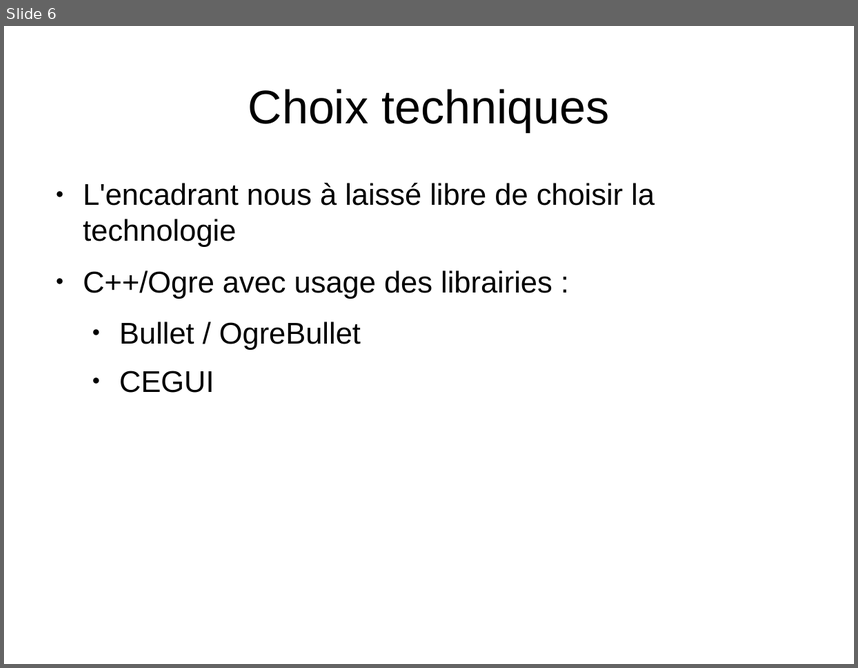
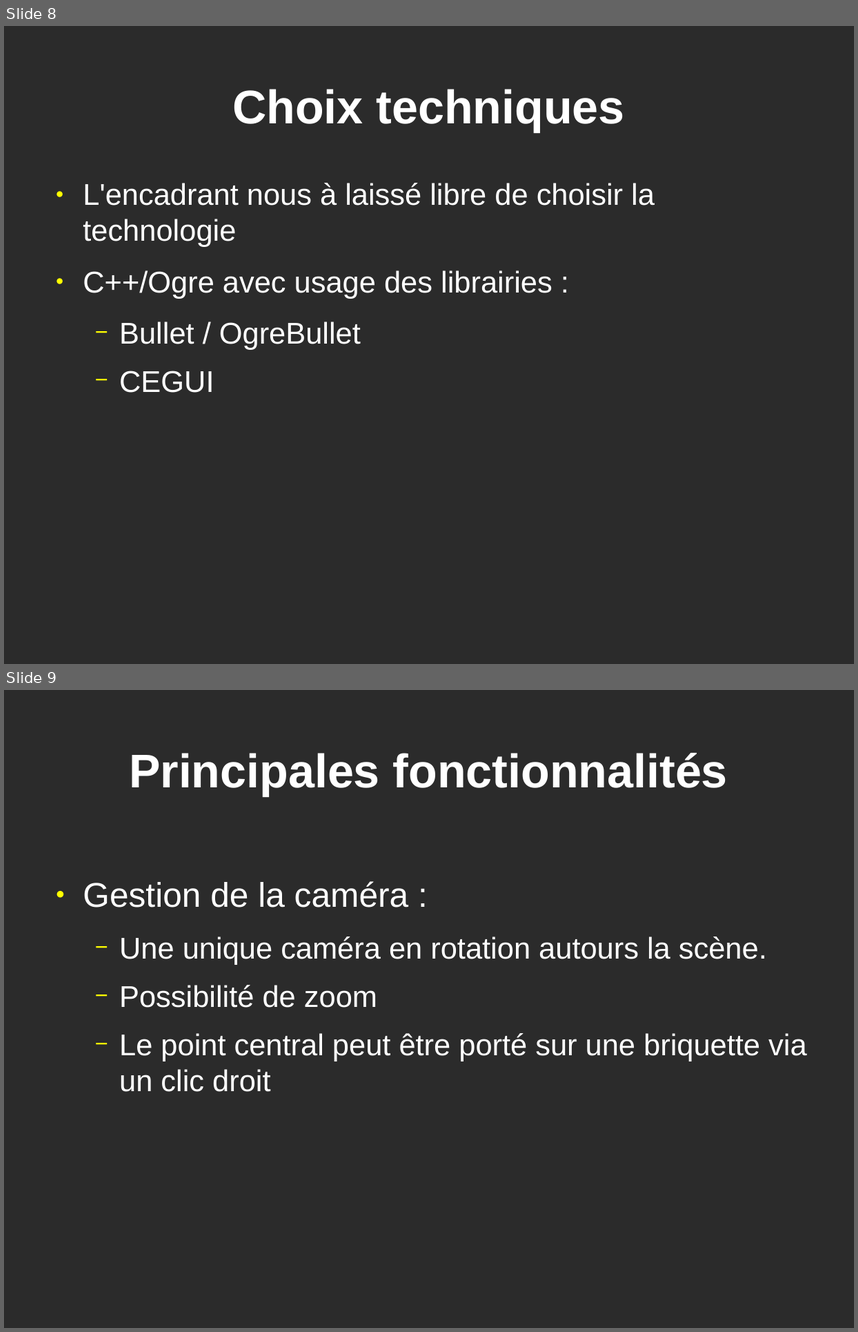
Before and after one commit to GuillaumeSmaha/BriquettePhysique, a slide deck: rapport/presentation/presentation_briquette.odp. Shown one above the other, each under a label of ours: slide 6 before the commit, slides 8 and 9 after it. The pictures are 858x668 and 858x1332 pixels, drawn with LibreOffice and Linux fonts; fonts in the diff are those of the drawing; background and template pictures are left out; a plain dark background stands for a picture behind light text. Boxes give left, top, right and bottom in pixels: in the first picture for what was removed or moved away, otherwise in the second. Text is boxed around its words. In the diff, an @@ line names an element or a change of style, - is before the commit and + after.

```diff
--- a/rapport/presentation/presentation_briquette.odp
+++ b/rapport/presentation/presentation_briquette.odp
@@ slide 9 added at [4, 690, 854, 1328], background picture (left out) @@
@@ title added at [129, 753, 728, 796], 44 pt, text #FFFFFF, bold @@
+Principales fonctionnalités
@@ text added at [83, 881, 807, 1092], 28 pt, text #FFFFFF @@
+● Gestion de la caméra :
+  − Une unique caméra en rotation autours la scène.
+  − Possibilité de zoom
+  − Le point central peut être porté sur une briquette via un clic droit
@@ what was slide 6 is now slide 8 @@
@@ slide 8 changed as well @@
@@ background #FFFFFF to picture (left out) @@
@@ title "Choix techniques" at [232, 89, 625, 132]: text colour #000000 to #FFFFFF, bold on @@
@@ text "L'encadrant nous à laissé libre ..." at [83, 183, 655, 392]: text colour #000000 to #FFFFFF; bullet colour #000000 to #FFFF00; bullet ● to − @@
```
Also in this commit, not shown: 4 other slides changed, 4 other slides added, 2 slides removed.
